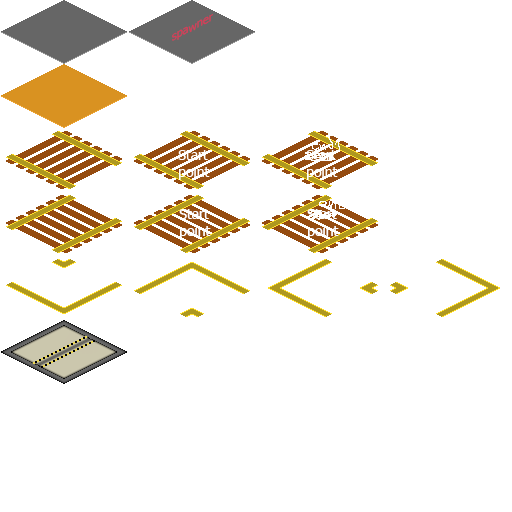
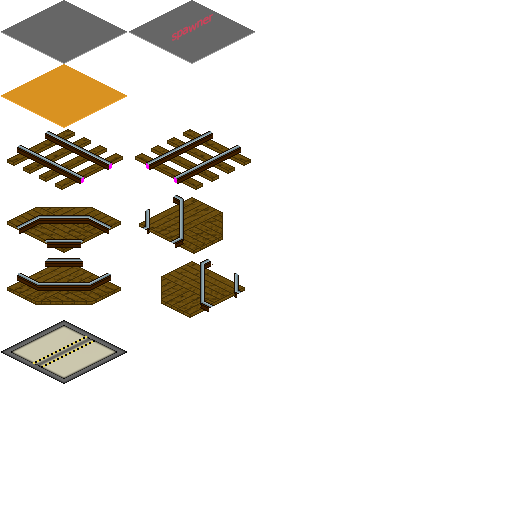
Layer changes from the first 512x512 image to the second:
removed layer "Layer 7 copy" over [390, 259, 500, 317]
removed layer "Layer 7" over [268, 259, 378, 317]
removed layer "Start point copy 2" over [262, 195, 378, 253]
added layer "Layer 4 copy" above "Layer 4" over [7, 129, 123, 190]
moved "Layer 4" above "повороты", painted on it over [6, 129, 251, 190]
removed layer "Layer 6 copy" over [134, 262, 250, 317]
removed layer "Layer 6" over [6, 259, 122, 314]
renamed "Start point copy" to "повороты", painted on it over [7, 195, 250, 318]
removed layer "Layer 5" over [6, 195, 122, 253]
removed layer "endpoint" over [262, 131, 378, 189]
removed layer "Start point" over [134, 131, 250, 189]
